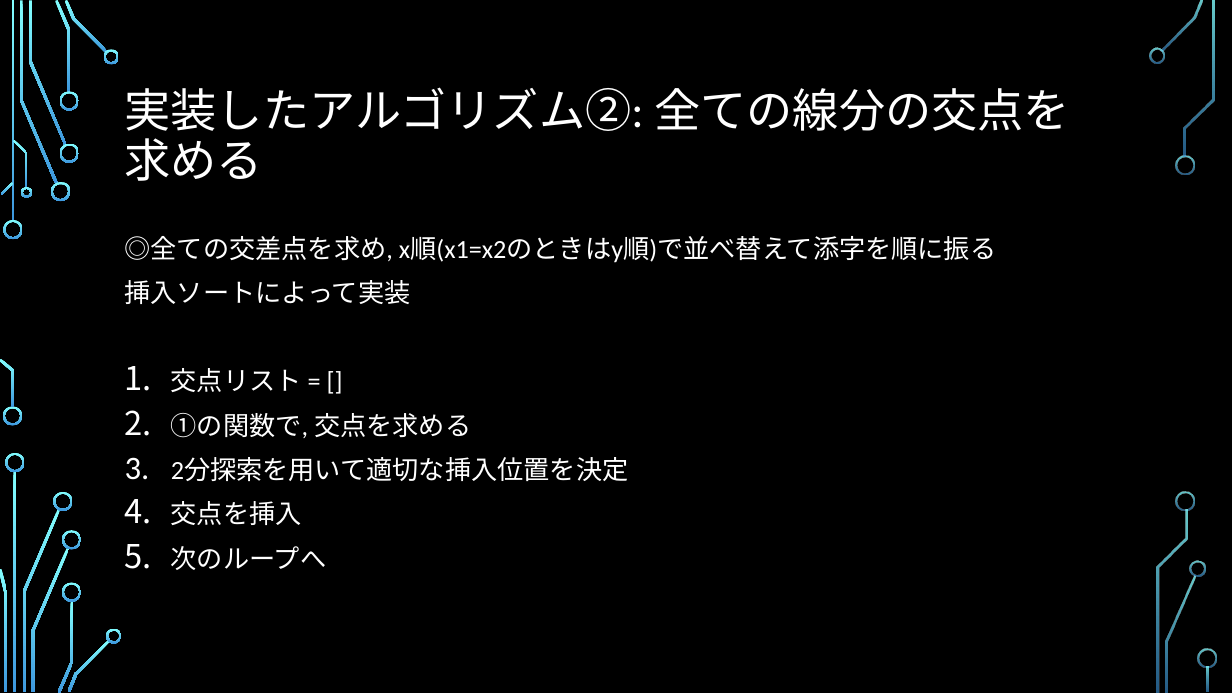
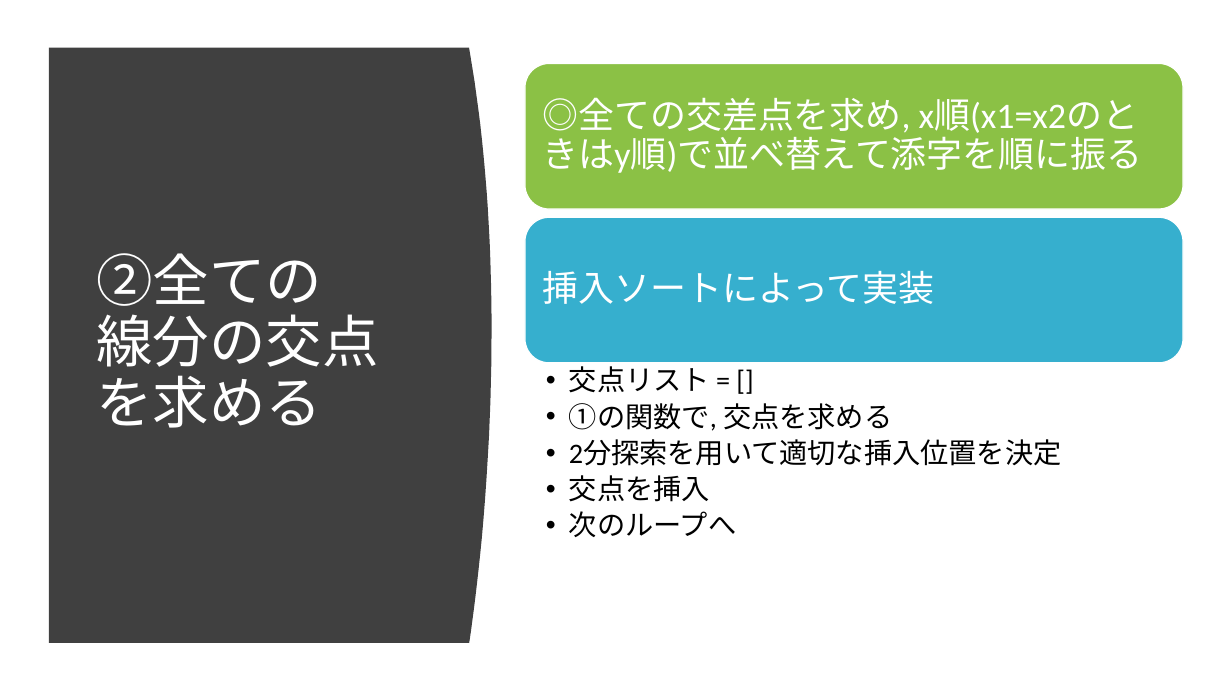
Before and after one commit to ie03-aizu-2019/ie03project-skys, a slide deck: slide 6 of Reports/Midterm.pptx. Drawn at 1232x693 pixels with LibreOffice and Linux fonts; fonts in the diff are those of the drawing; background and template pictures are left out. Boxes give left, top, right and bottom in pixels: in the first picture for what was removed or moved away, otherwise in the second. Text is boxed around its words. In the diff, an @@ line names an element or a change of style, - is before the commit and + after.

Commit message:
update design

```diff
--- a/Reports/Midterm.pptx
+++ b/Reports/Midterm.pptx
@@ background picture (left out) to #FFFFFF @@
@@ freeform shape added at (49, 48, 492, 643), fill #404040 @@
@@ text removed at (125, 236, 997, 570) @@
-◎全ての交差点を求め, x順(x1=x2のときはy順)で並べ替えて添字を順に振る
-挿入ソートによって実装
-1. 交点リスト = []
-2. ①の関数で, 交点を求める
-3. 2分探索を用いて適切な挿入位置を決定
-4. 交点を挿入
-5. 次のループへ
@@ title at (96, 253, 378, 428): text changed; size 36 to 44 pt @@
-実装したアルゴリズム②: 全ての線分の交点を求める
+②全ての
+線分の交点を求める
@@ group added at (525, 64, 1183, 537): 3 texts, 2 rounded rectangles @@
+◎全ての交差点を求め, x順(x1=x2のときはy順)で並べ替えて添字を順に振る
+挿入ソートによって実装
+  • 交点リスト = []
+  • ①の関数で, 交点を求める
+  • 2分探索を用いて適切な挿入位置を決定
+  • 交点を挿入
+  • 次のループへ
@@ group removed at (0, 0, 1217, 693): 33 freeform shapes, 3 rectangles @@
```
Also in this commit, not shown: 16 other slides changed, 1 slide added.
